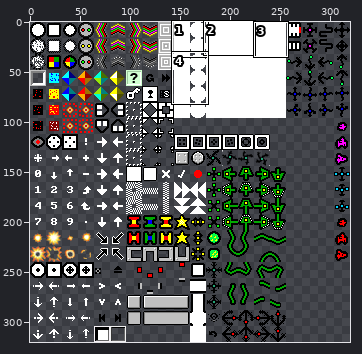
File history of a sprite sheet, res/kye.png. The picture above shows the old version from afar; the outline marks the close-up.
Close-up. As it was:
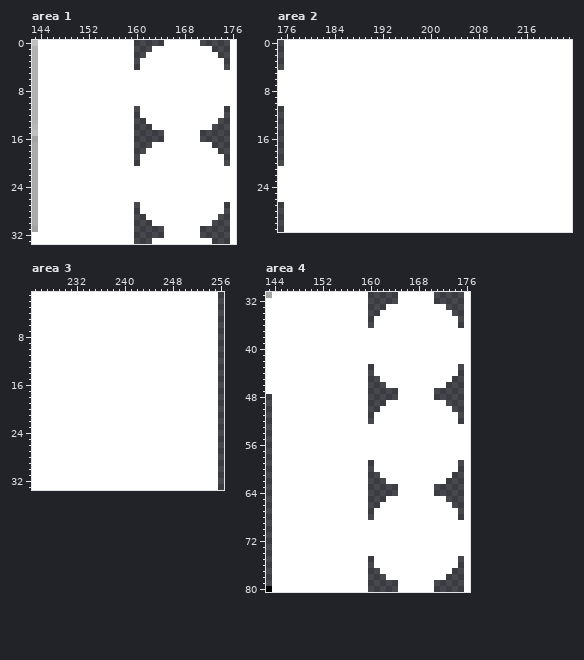
The file is 320x320 pixels. Pixels under 10% opacity are left out. Colours within 5 levels of each other are drawn and written as one. Shown: area 1: x 143..176, y 0..33; area 2: x 175..223, y 0..31; area 3: x 225..256, y 1..33; area 4: x 143..176, y 31..80. The commit also changed other parts of the picture, which this record leaves out.
The same view after the edit:
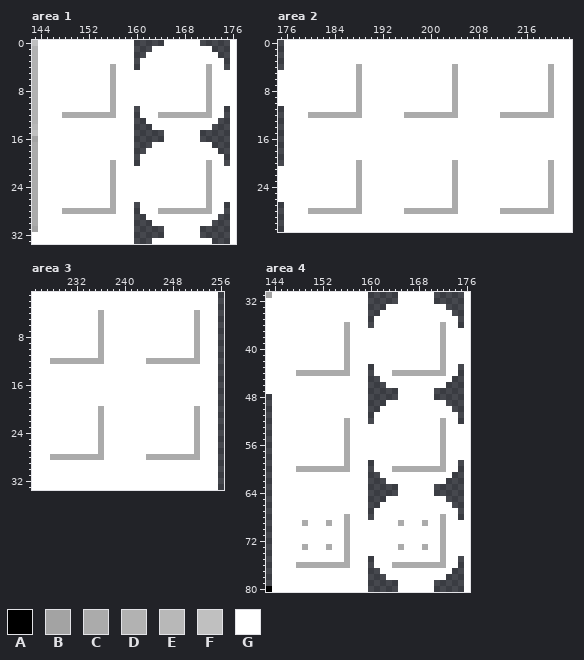
Palette (. is transparent): A #000000  B #a3a3a3  C #ababab  D #b2b2b2  E #b8b8b8  F #c0c0c0  G #ffffff
Difference:
Area 1:
y 4..11: x 156 G -> C; x 172 G -> C
y 12: x 148..156 GGGGGGGGG -> CCCCCCCCC; x 164..172 GGGGGGGGG -> CCCCCCCCC
y 20..27: x 156 G -> C; x 172 G -> C
y 28: x 148..156 GGGGGGGGG -> CCCCCCCCC; x 164..172 GGGGGGGGG -> CCCCCCCCC
Area 2:
y 4..11: x 188 G -> C; x 204 G -> C; x 220 G -> C
y 12: x 180..188 GGGGGGGGG -> CCCCCCCCC; x 196..204 GGGGGGGGG -> CCCCCCCCC; x 212..220 GGGGGGGGG -> CCCCCCCCC
y 20..27: x 188 G -> C; x 204 G -> C; x 220 G -> C
y 28: x 180..188 GGGGGGGGG -> CCCCCCCCC; x 196..204 GGGGGGGGG -> CCCCCCCCC; x 212..220 GGGGGGGGG -> CCCCCCCCC
Area 3:
y 4..11: x 236 G -> C; x 252 G -> C
y 12: x 228..236 GGGGGGGGG -> CCCCCCCCC; x 244..252 GGGGGGGGG -> CCCCCCCCC
y 20..27: x 236 G -> C; x 252 G -> C
y 28: x 228..236 GGGGGGGGG -> CCCCCCCCC; x 244..252 GGGGGGGGG -> CCCCCCCCC
Area 4:
y 36..43: x 156 G -> C; x 172 G -> C
y 44: x 148..156 GGGGGGGGG -> CCCCCCCCC; x 164..172 GGGGGGGGG -> CCCCCCCCC
y 52..59: x 156 G -> C; x 172 G -> C
y 60: x 148..156 GGGGGGGGG -> CCCCCCCCC; x 164..172 GGGGGGGGG -> CCCCCCCCC
y 68: x 156 G -> C; x 172 G -> C
y 69: x 149 G -> C; x 153 G -> C; x 156 G -> C; x 165 G -> C; x 169 G -> C; x 172 G -> C
y 70..72: x 156 G -> C; x 172 G -> C
y 73: x 149 G -> C; x 153 G -> C; x 156 G -> C; x 165 G -> C; x 169 G -> C; x 172 G -> C
y 74..75: x 156 G -> C; x 172 G -> C
y 76: x 148..156 GGGGGGGGG -> CCCCCCCCC; x 164..172 GGGGGGGGG -> CCCCCCCCC
